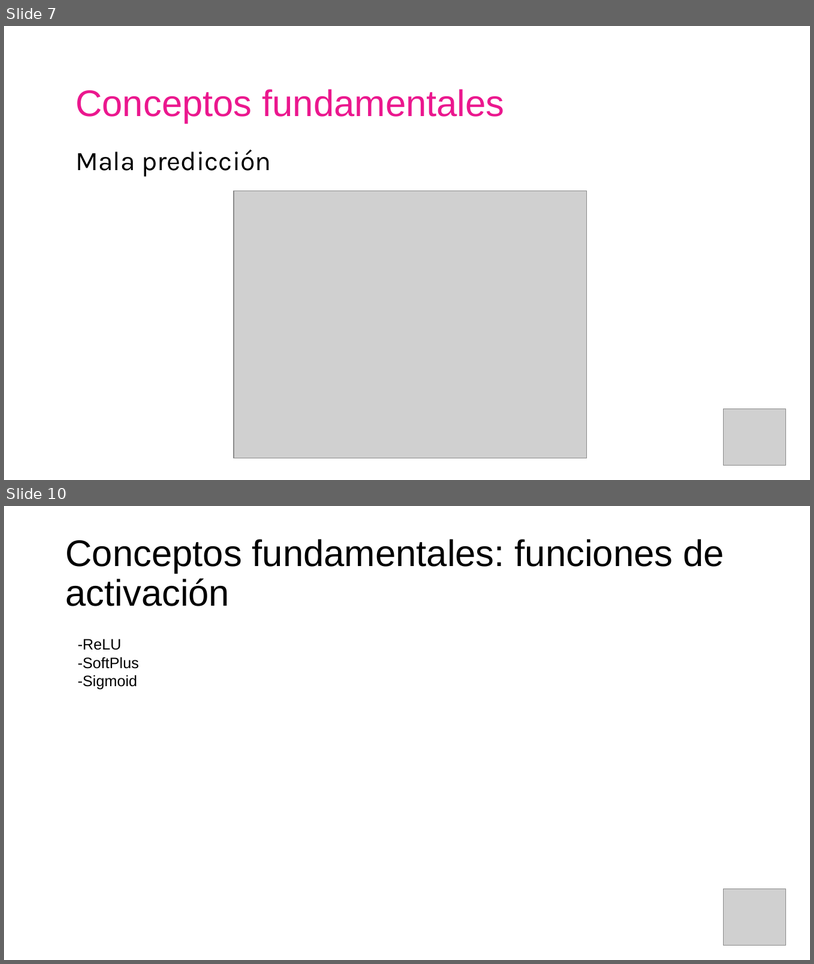
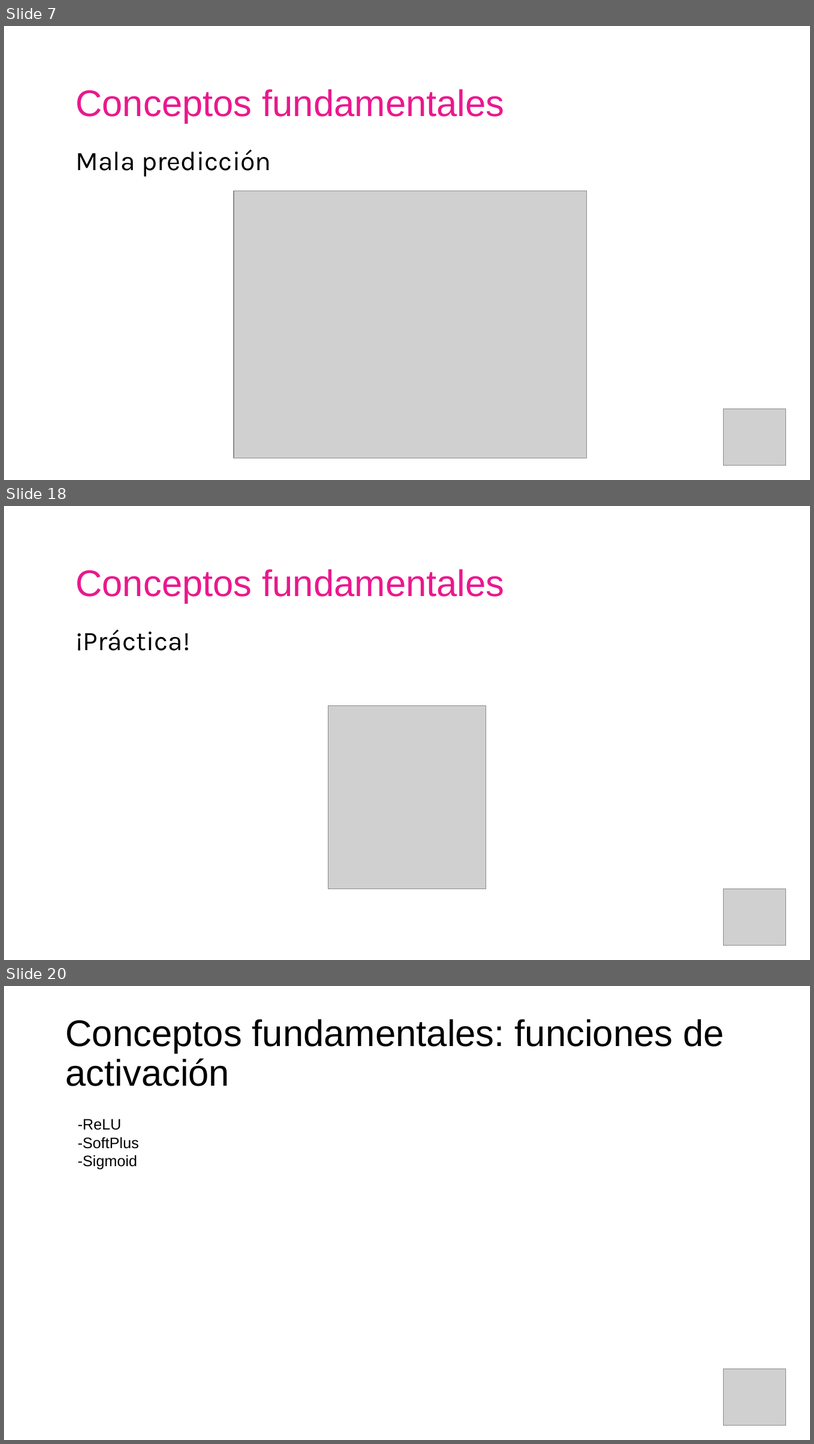
Before and after one commit to AISC-Madrid/workshop-materials, a slide deck: Neural Networks/Slides.pptx. Shown one above the other, each under a label of ours: slides 7 and 10 before the commit, slides 7, 18 and 20 after it; the slides between them are not shown. The pictures are 814x964 and 814x1444 pixels, drawn with LibreOffice and Linux fonts; fonts in the diff are those of the drawing; grey boxes stand for pictures. Boxes give left, top, right and bottom in pixels: in the first picture for what was removed or moved away, otherwise in the second. Text is boxed around its words. In the diff, an @@ line names an element or a change of style, - is before the commit and + after.

```diff
--- a/Neural Networks/Slides.pptx
+++ b/Neural Networks/Slides.pptx
@@ slide 18 added at bbox=[4, 506, 810, 960], background #FFFFFF @@
@@ text added at bbox=[75, 569, 505, 603], 44 pt, text #EB178E @@
+Conceptos fundamentales
@@ text added at bbox=[75, 630, 191, 651], 32 pt, text #000000 @@
+¡Práctica!
@@ picture added at bbox=[328, 706, 486, 889] @@
@@ picture added at bbox=[724, 889, 786, 945] @@
@@ what was slide 10 is now slide 20 @@
```
Also in this commit, not shown: 2 slides changed, 9 other slides added, 10 other files.
